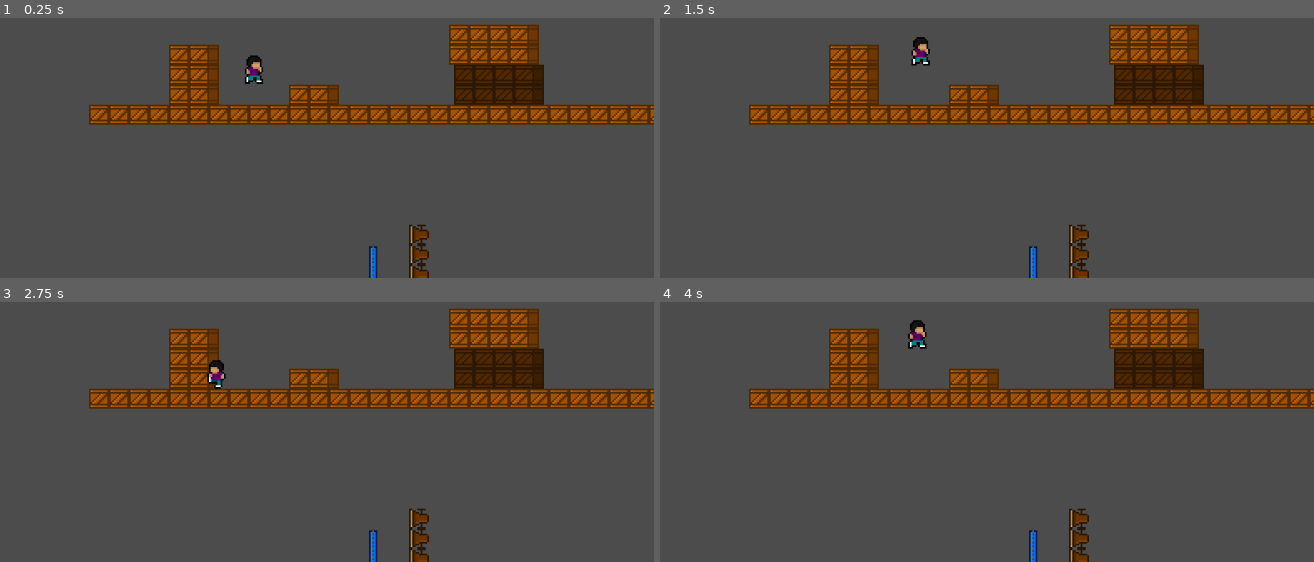
Above: before the commit, frames 1-4 (two rows, left to right).
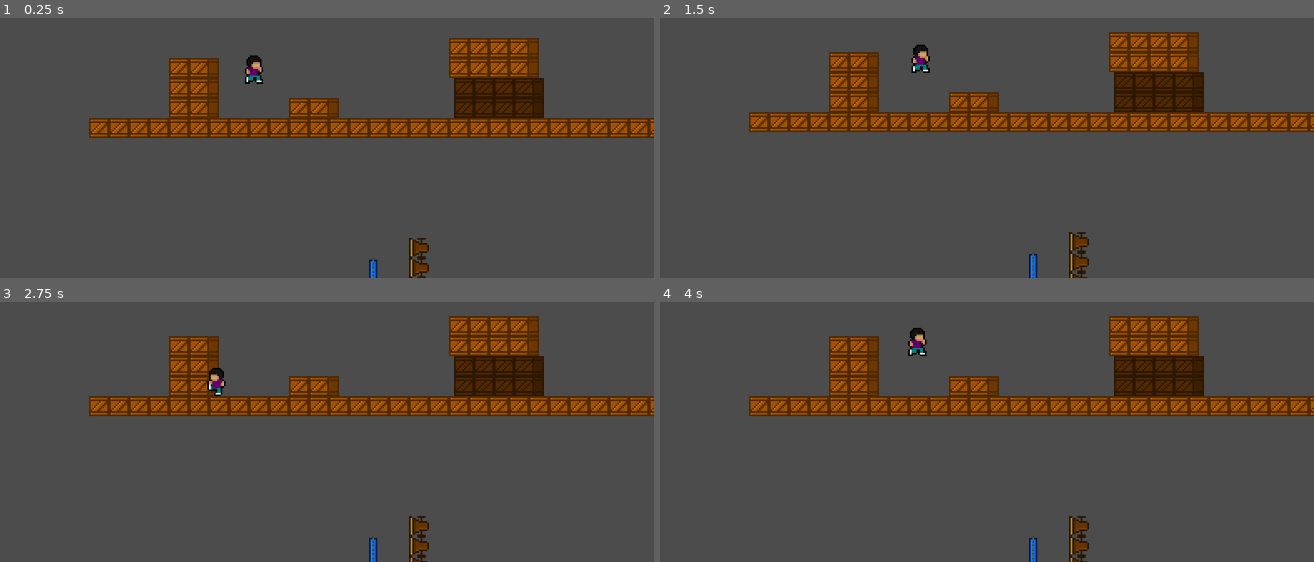
Above: after the commit, the same moments.

Repository: Guilherme-Calland/superMegaDorito
Game: Godot game, scene res://scenes/level/TestLevel.tscn
The game is run twice, just before and just after one commit, with the same random seed, the same clock (stepped at 60 frames per second) and the same inputs.
Inputs:
- Up to frame 1 (0.25 s): no input
- Up to frame 2 (1.5 s): hold Shift (grab) 0.53-1.28 s; hold D (right) from 0.53 s (still down); tap W (jump) at 0.77, 0.8, 1.07, 1.35 s
- Up to frame 3 (2.75 s): tap W (jump) at 1.52, 1.82, 2.3 s; tap Shift (grab) at 1.55 s; release D (right) at 2.03 s; hold A (left) from 2.03 s (still down); hold Shift (grab) from 2.03 s (still down)
- Up to frame 4 (4 s): release A (left) at 2.78 s; release Shift (grab) at 2.78 s; hold D (right) from 2.78 s (still down); tap Shift (grab) at 2.85 s; tap W (jump) at 3.02, 3.32, 3.6, 3.77 s

The runs differ from the first frame. In frame 1, 15% of the frame differs, in the area x 13-100%, y 2-100%; in frame 2, 11%; in frame 3, 11%; in frame 4, 11%.

Commit message:
refactor wall physics method

Diff:
--- a/scenes/level/TestLevel.tscn
+++ b/scenes/level/TestLevel.tscn
@@ -68,13 +68,14 @@
 [node name="TestLevel" type="Node2D"]
 
 [node name="Player" parent="." instance=ExtResource( 2 )]
-position = Vector2( -105, -31 )
+position = Vector2( -105, -39 )
 collision_mask = 0
 collision/safe_margin = 0.001
 
 [node name="Terrain" type="Node" parent="."]
 
 [node name="WoodArea" type="Area2D" parent="Terrain"]
+visible = false
 position = Vector2( 165, -8 )
 collision_layer = 2
 
--- a/scripts/player/Movement.gd
+++ b/scripts/player/Movement.gd
@@ -24,26 +24,9 @@
 
 func move(bundle):
 	unpackBundle(bundle)
-
-	if isOnWall:
-		if jumpPressed:
-			wallJumpLock = true
-			emit_signal("wallJumpLock", true)
-			motion.y = -jumpForce
-			if facingLeft:
-				emit_signal("facingLeft", false)
-				facingLeft = false
-				motion.x = speed
-			else:
-				facingLeft = true
-				emit_signal("facingLeft", true)
-				motion.x = -speed
-		elif grabPressed:
-			motion.y = 0
-			emit_signal("motion", motion)
-			return
-		emit_signal("motion", motion)
-
+	var grabbing = handleWallPhysics()
+	if grabbing:
+		return
 	handleHorizontalPhysics()
 	handleVerticalPhysics()
 	emit_signal("motion", motion)
@@ -96,18 +79,24 @@
 		emit_signal("wallJumpLock", false)
 
 func handleWallPhysics():
-	motion.y = 0
-	if jumpPressed:
-		emit_signal("wallJumpLock", true)
-		motion.y = -jumpForce
-		if facingLeft:
-			motion.x = speed
-			emit_signal("facingLeft", false)
-		else:
-			motion.x = -speed
-			emit_signal("facingLeft", true)
-	emit_signal("motion", motion)
-	return
+	if isOnWall:
+		if jumpPressed:
+			wallJumpLock = true
+			emit_signal("wallJumpLock", true)
+			motion.y = -jumpForce
+			if facingLeft:
+				emit_signal("facingLeft", false)
+				facingLeft = false
+				motion.x = speed
+			else:
+				facingLeft = true
+				emit_signal("facingLeft", true)
+				motion.x = -speed
+			return false
+		elif grabPressed:
+			motion.y = 0
+			emit_signal("motion", motion)
+			return true
 
 func grabbingWall():
 	return isOnWall and grabPressed
